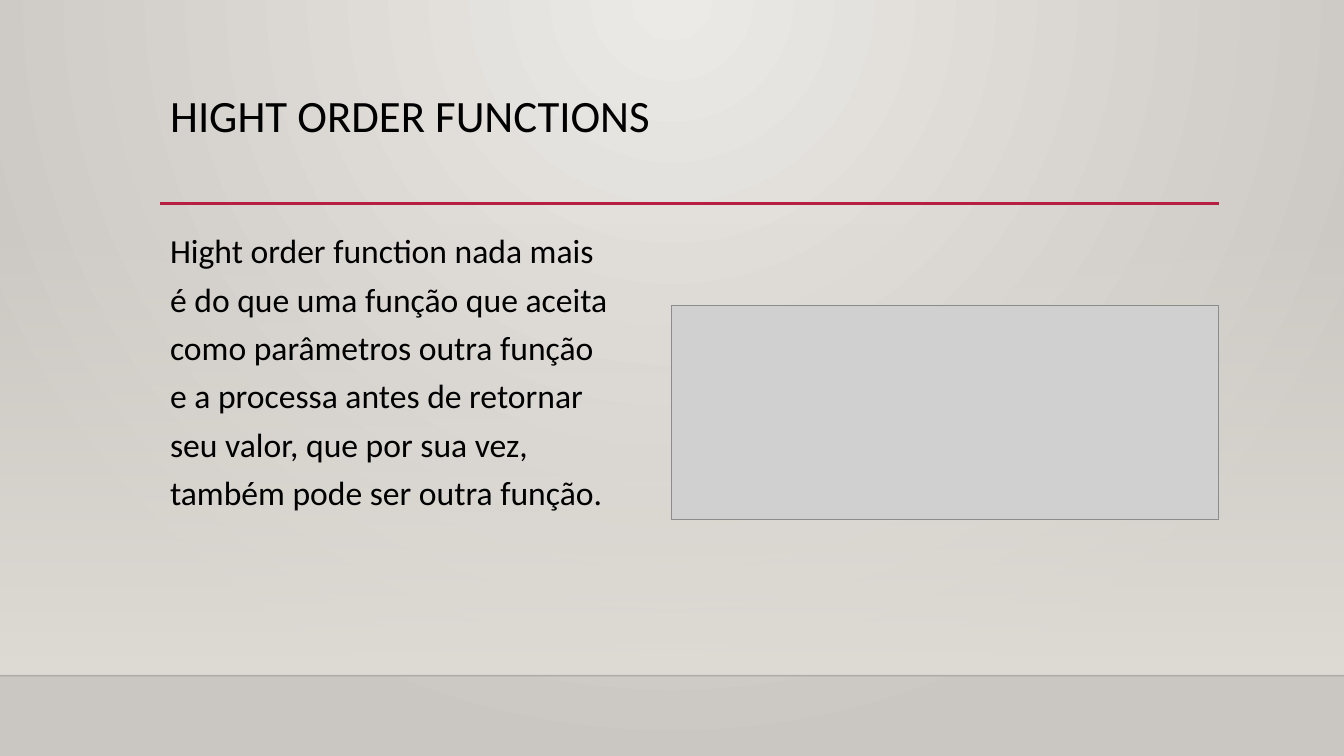
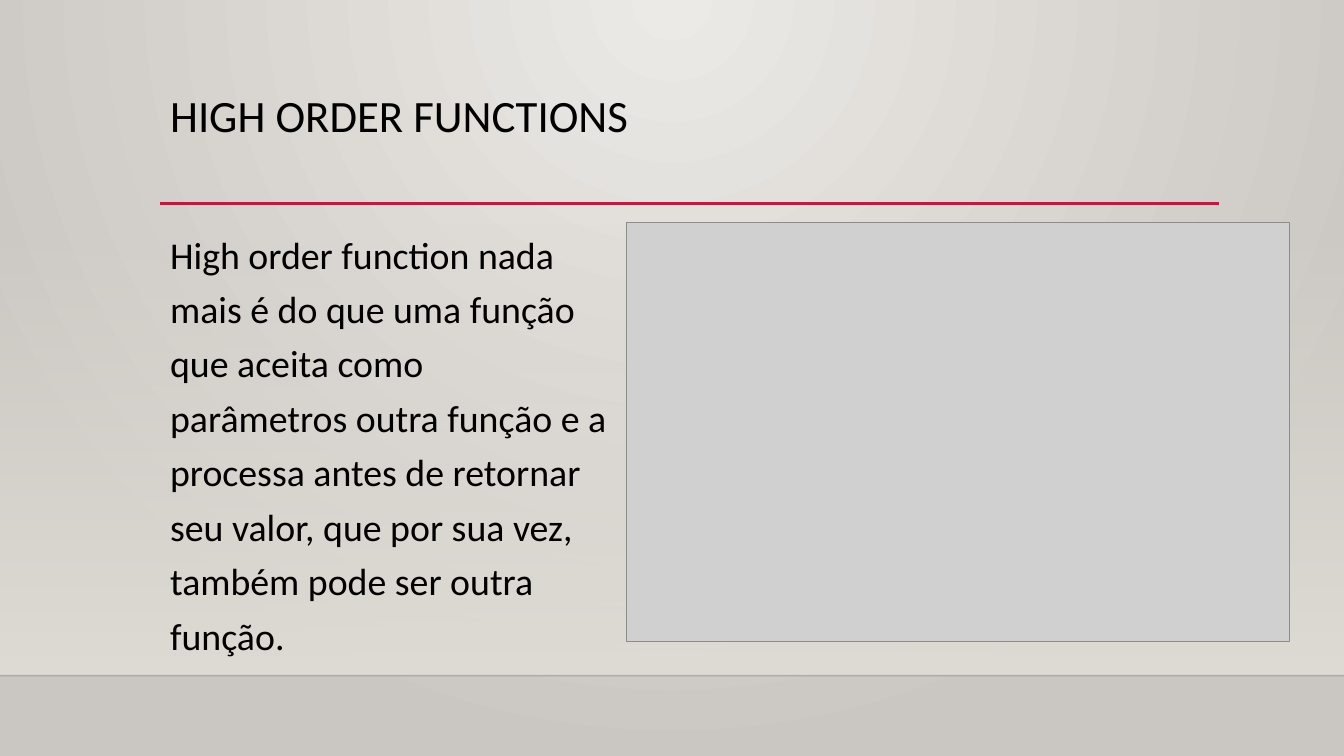
Before and after one commit to TheSennin/Arquivos_Facul, a slide deck: slide 13 of Paradigmas de linguagens de programação/seminário paradigmas/Apresentação1.pptx (slide 12 before the commit). Drawn at 1344x756 pixels with LibreOffice and Linux fonts; fonts in the diff are those of the drawing; grey boxes stand for pictures; background and template pictures are left out. Boxes give left, top, right and bottom in pixels: in the first picture for what was removed or moved away, otherwise in the second. Text is boxed around its words. In the diff, an @@ line names an element or a change of style, - is before the commit and + after.

```diff
--- a/Paradigmas de linguagens de programação/seminário paradigmas/Apresentação1.pptx
+++ b/Paradigmas de linguagens de programação/seminário paradigmas/Apresentação1.pptx
@@ title at [170,103,628,133]: text changed @@
-HIGHT ORDER FUNCTIONS
+HIGH ORDER FUNCTIONS
@@ picture: place and size @@
-picture at [671,306,1218,519]
+picture at [627,222,1291,641]
@@ text at [170,242,606,601]: text changed; size 24 to 27 pt @@
-Hight order function nada mais é do que uma função que aceita como parâmetros outra função e a processa antes de retornar seu valor, que por sua vez, também pode ser outra função.
+High order function nada mais é do que uma função que aceita como parâmetros outra função e a processa antes de retornar seu valor, que por sua vez, também pode ser outra função.
```
Also in this commit, not shown: 5 other slides changed, 5 slides added.
